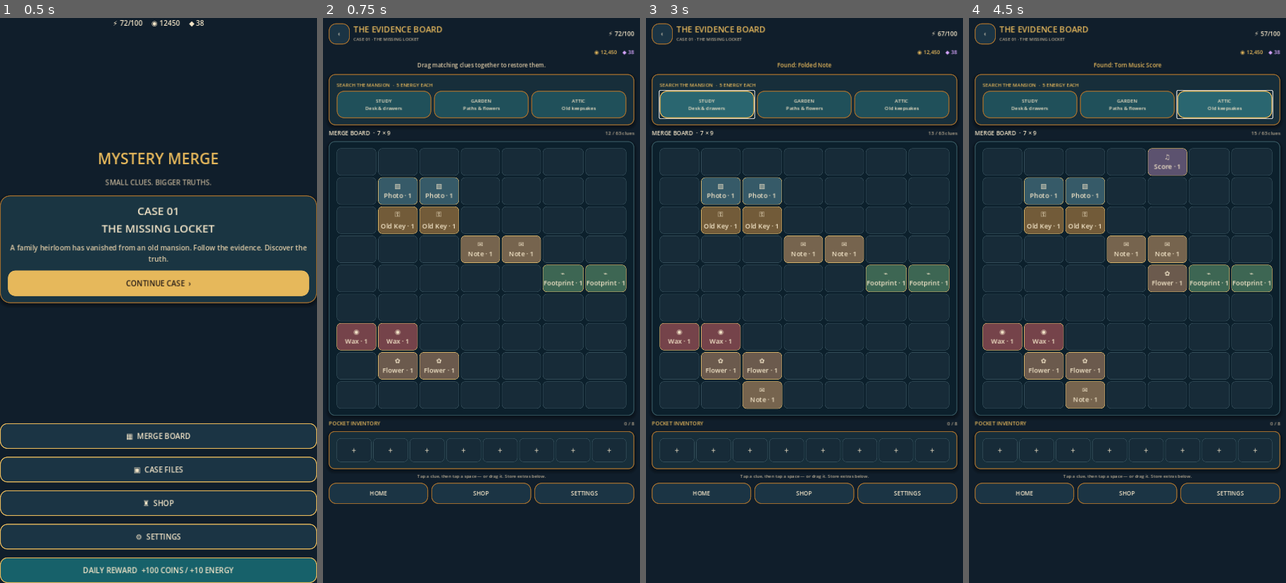
Above: before the commit, frames 1-4 (left to right).
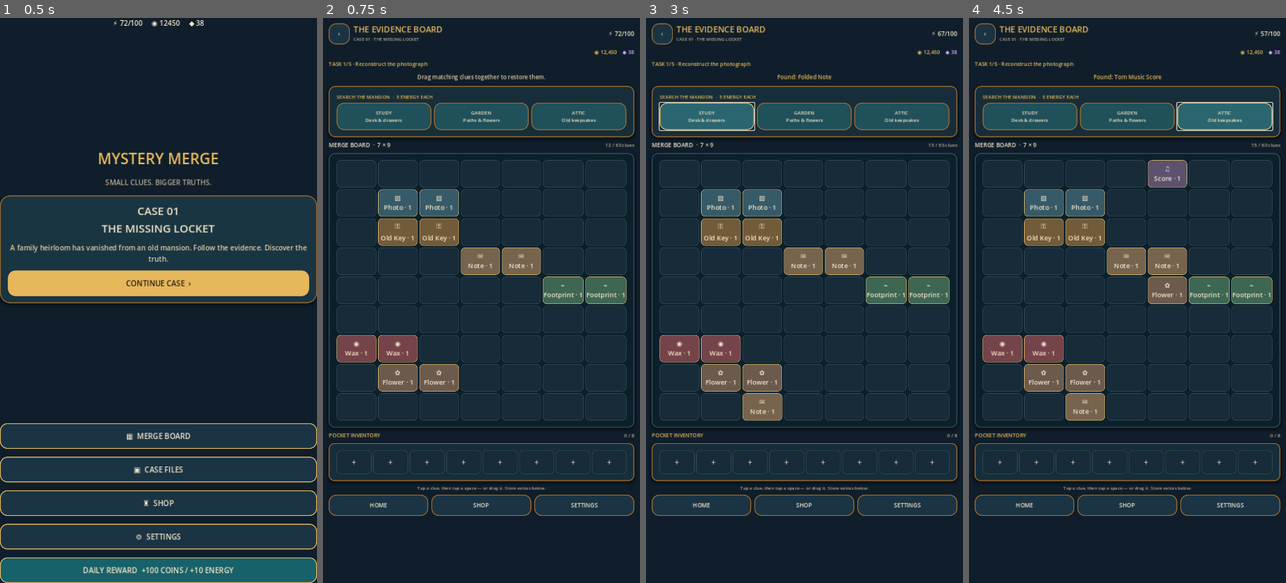
Above: after the commit, the same moments.

Repository: loydmawira-cyber/Mystery-Merge.
Game: Godot game, scene res://scenes/Main.tscn
Same seed, same stepped clock (60 frames per second), same inputs: the game is played once before the commit and once after it.
Inputs:
- Up to frame 1 (0.5 s): no input
- Up to frame 2 (0.75 s): click "CONTINUE CASE ›" at 0.5 s
- Up to frame 3 (3 s): click "‹" at 1.25 s; click "CONTINUE CASE ›" at 2 s; click "STUDY Desk & drawers" at 2.75 s
- Up to frame 4 (4.5 s): click "GARDEN Paths & flowers" at 3.5 s; click "ATTIC Old keepsakes" at 4.25 s

Frame 1 is identical in both runs. In frame 2, 22% of the frame differs, in the area x 1-99%, y 7-89%; in frame 3, 21%; in frame 4, 22%.

Commit message:
Show case task progression and story reveals on merges

Diff:
--- a/scripts/merge_board.gd
+++ b/scripts/merge_board.gd
@@ -9,6 +9,7 @@
 var item_count_label: Label
 var inventory_count_label: Label
 var feedback_label: Label
+var task_label: Label
 var board_grid: GridContainer
 var inventory_grid: GridContainer
 var selected_source: Dictionary = {}
@@ -19,6 +20,9 @@
 	GameState.board_changed.connect(_refresh_board)
 	_refresh_economy()
 	_refresh_board()
+	_refresh_task()
+	GameState.progress_changed.connect(_refresh_task)
+	GameState.task_completed.connect(_on_task_completed)
 func _build_ui() -> void:
 	var background := ColorRect.new()
 	background.color = UI.NAVY
@@ -58,6 +62,9 @@
 	currency_row.add_child(coin_label)
 	gem_label = _label("◆ 38", 12, Color("d7a5ff"))
 	currency_row.add_child(gem_label)
+	task_label = _label(GameState.get_task_progress_text(), 12, UI.GOLD)
+	task_label.autowrap_mode = TextServer.AUTOWRAP_WORD_SMART
+	root.add_child(task_label)
 	feedback_label = _label("Drag matching clues together to restore them.", 13, UI.PAPER)
 	feedback_label.horizontal_alignment = HORIZONTAL_ALIGNMENT_CENTER
 	feedback_label.custom_minimum_size.y = 24
@@ -256,3 +263,15 @@
 		output = "," + digits.substr(digits.length() - 3) + output
 		digits = digits.substr(0, digits.length() - 3)
 	return digits + output
+
+func _refresh_task() -> void:
+	if is_instance_valid(task_label):
+		task_label.text = GameState.get_task_progress_text()
+
+func _on_task_completed(task_id: String, story_text: String) -> void:
+	_refresh_task()
+	var dialog := AcceptDialog.new()
+	dialog.title = "Evidence Objective Complete"
+	dialog.dialog_text = "%s\n\n%s" % [task_id.replace("_", " ").capitalize(), story_text]
+	add_child(dialog)
+	dialog.popup_centered()
